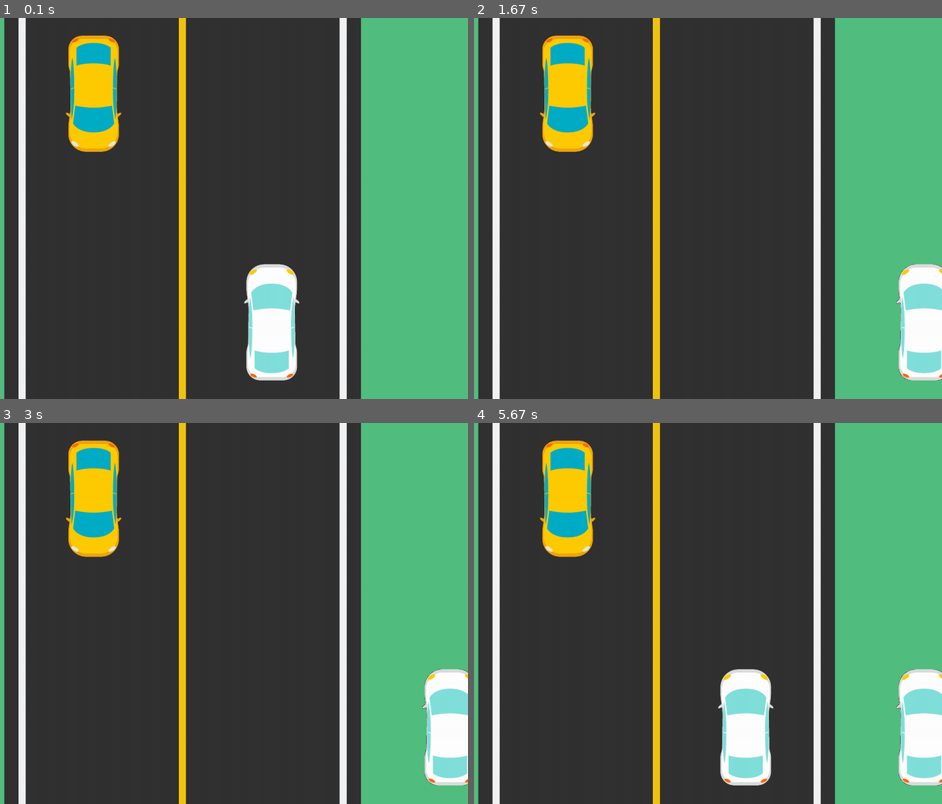
Above: before the commit, frames 1-4 (two rows, left to right).
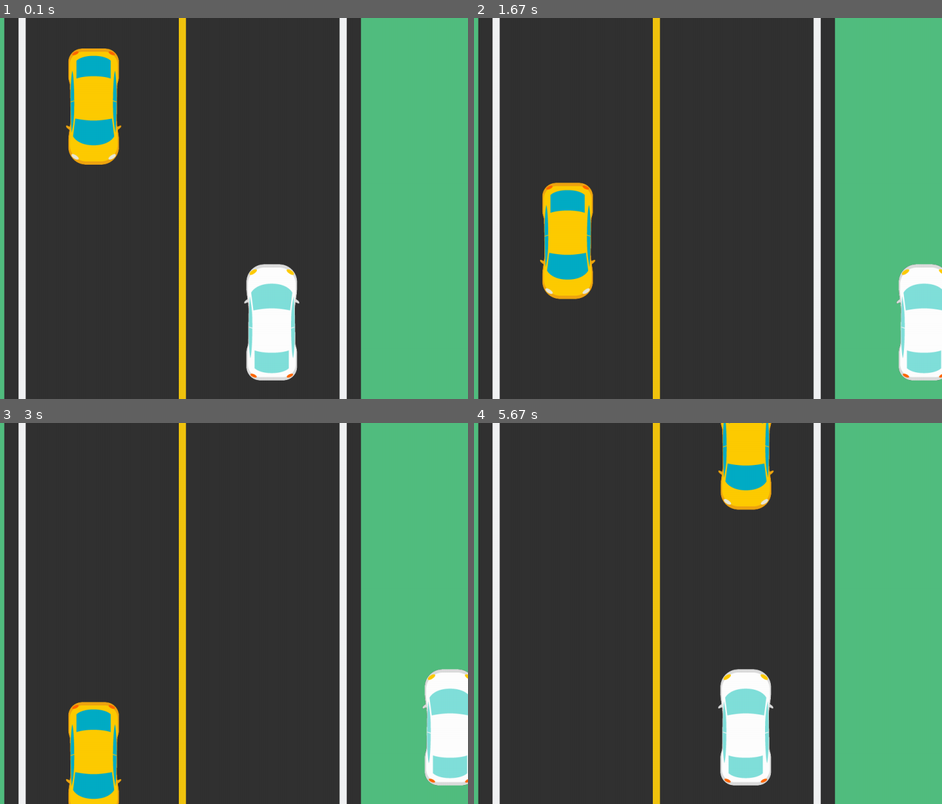
Above: after the commit, the same moments.

Repository: cNickV/traffic-racer-pygame
Game: pygame game, started from trafficgame.py
The game is run twice, just before and just after one commit, with the same random seed, the same clock (stepped at 60 frames per second) and the same inputs.
Inputs:
- Up to frame 1 (0.1 s): no input
- Up to frame 2 (1.67 s): tap A at 0.33 s; hold Right 0.67-1.13 s; hold Right 1.17-1.63 s
- Up to frame 3 (3 s): hold Left 1.67-2.2 s; hold Right from 2.67 s (still down)
- Up to frame 4 (5.67 s): release Right at 3.3 s; hold Left 3.33-3.8 s; hold Right 3.83-4.3 s; hold Right 4.33-4.8 s; hold Left 4.83-5.37 s; hold Left from 5.4 s (still down)

The runs differ from the first frame. In frame 1, 2.3% of the frame differs, in the area x 14-27%, y 4-39%; in frame 2, 6.3%; in frame 3, 5.9%; in frame 4, 8.2%, in the area x 14-100%, y 0-96%.

Commit message:
se agregó coliccion a los vehiculos

Diff:
--- a/trafficgame.py
+++ b/trafficgame.py
@@ -1,20 +1,19 @@
 import pygame
-
 from pygame.locals import *
+import random
 
 # Ajustar la resolución de la pantalla para que no se dibuje fuera de los límites
 size = width, height = (1200, 800)
 road_w = int(width / 1.6)
 roadmark_w = int(width/80)
+right_lane = width/2 + road_w/4
+left_lane = width/2 - road_w/4
 
 pygame.init()
 running = True
 screen = pygame.display.set_mode(size)
 
 pygame.display.set_caption("cNick's car game")
-
-# Rellenar el fondo de la pantalla con un color verde "limón"
-screen.fill((82, 190, 128))
 
 
 # Actualizar la pantalla para mostrar los cambios
@@ -23,27 +22,41 @@
 # cargar vehículos
 car = pygame.image.load("car.png")
 car_loc = car.get_rect()
-car_loc.center = width/2 + road_w/4, height*0.8
+car_loc.center = right_lane, height*0.8
 
 # cargar enemigos
 
 otherCar = pygame.image.load("otherCar.png")
 otherCar_loc = otherCar.get_rect()
-otherCar_loc.center = width/2 - road_w/4, height*0.2
+otherCar_loc.center = left_lane, height*0.2
 
 
 # game loop
 while running:
 
+    # animar vehículo enemigo
+    otherCar_loc[1] += 3
+    if otherCar_loc[1] > height:
+        if random.randint(0, 1) == 0:
+            otherCar_loc.center = right_lane, -200
+        else:
+            otherCar_loc.center = left_lane, -200
+
+    # end game
+    if car_loc[0] == otherCar_loc[0] and otherCar_loc[1] > car_loc[1]:
+        print("GAME OVER!! PAPU, PERDISTE NOOB")
+        running = False
+
     for event in pygame.event.get():
-        if event.type == pygame.QUIT:
-            running = False
 
         if event.type == pygame.KEYDOWN:
             if event.key in [K_a, K_LEFT]:
                 car_loc = car_loc.move([-int(road_w/2), 0])
             if event.key in [K_d, K_RIGHT]:
                 car_loc = car_loc.move([int(road_w/2), 0])
+
+                # Rellenar el fondo de la pantalla con un color verde "limón"
+    screen.fill((82, 190, 128))
 
     # Dibujar las lineas de las carreteras
 
@@ -52,15 +65,15 @@
                      (width/2-road_w/2, 0, road_w, height))
 
     # lineas amarillas
-    pygame.draw.rect(screen, (241, 196, 15), (width/2 -
-                                              roadmark_w/2, 0, roadmark_w, height))
+    pygame.draw.rect(screen, (241, 196, 15),
+                     (width/2 - roadmark_w/2, 0, roadmark_w, height))
 
     # linea blanca izquierda
-    pygame.draw.rect(screen, (242, 243, 244), (width/2 -
-                                               road_w/2 + roadmark_w*2, 0, roadmark_w, height))
+    pygame.draw.rect(screen, (242, 243, 244),
+                     (width/2 - road_w/2 + roadmark_w*2, 0, roadmark_w, height))
     # linea blanca derecha
-    pygame.draw.rect(screen, (242, 243, 244), (width/2 +
-                                               road_w/2 - roadmark_w*3, 0, roadmark_w, height))
+    pygame.draw.rect(screen, (242, 243, 244),
+                     (width/2 + road_w/2 - roadmark_w*3, 0, roadmark_w, height))
 
     screen.blit(car, car_loc)
     screen.blit(otherCar, otherCar_loc)
